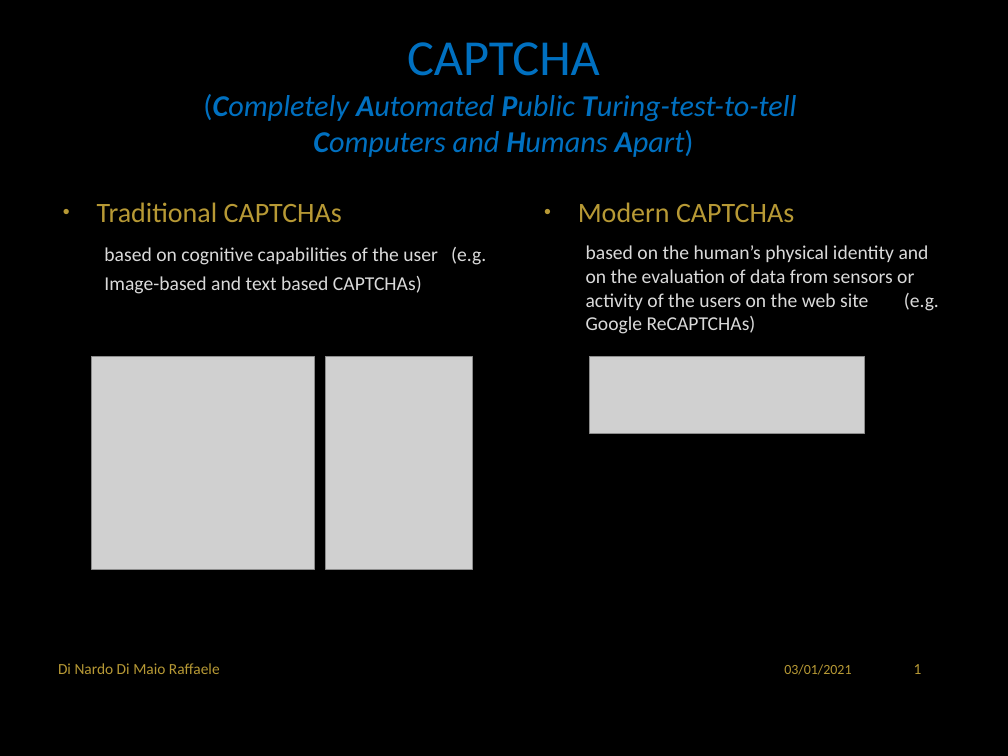
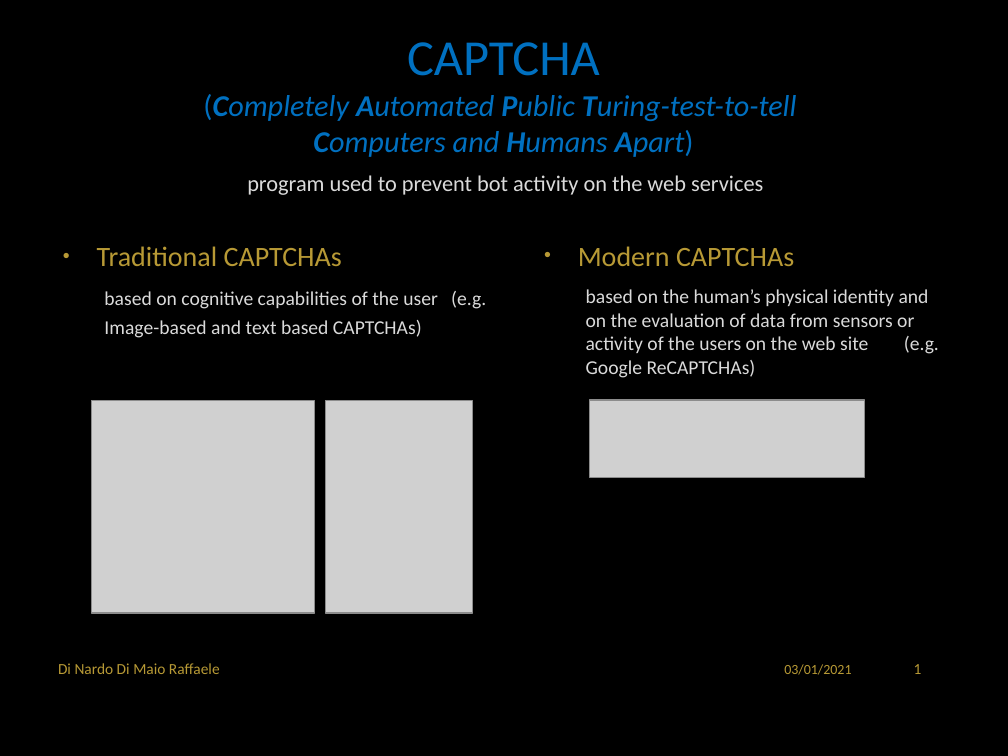
Before and after one commit to RaffaDNDM/AcCAPPCHA, a slide deck: slide 2 of Thesis/AcCAPPCHA.pptx. Drawn at 1008x756 pixels with LibreOffice and Linux fonts; fonts in the diff are those of the drawing; grey boxes stand for pictures; background and template pictures are left out. Boxes give left, top, right and bottom in pixels: in the first picture for what was removed or moved away, otherwise in the second. Text is boxed around its words. In the diff, an @@ line names an element or a change of style, - is before the commit and + after.

```diff
--- a/Thesis/AcCAPPCHA.pptx
+++ b/Thesis/AcCAPPCHA.pptx
@@ text added at [247, 175, 763, 195], 16 pt, text #DADADA @@
+program used to prevent bot activity on the web services
@@ 3 pictures, 2 texts: place and size @@
-3 pictures, 2 texts at [92, 202, 939, 570]
+3 pictures, 2 texts at [92, 246, 939, 613]
```
Also in this commit, not shown: 3 other slides changed, 1 slide removed.
